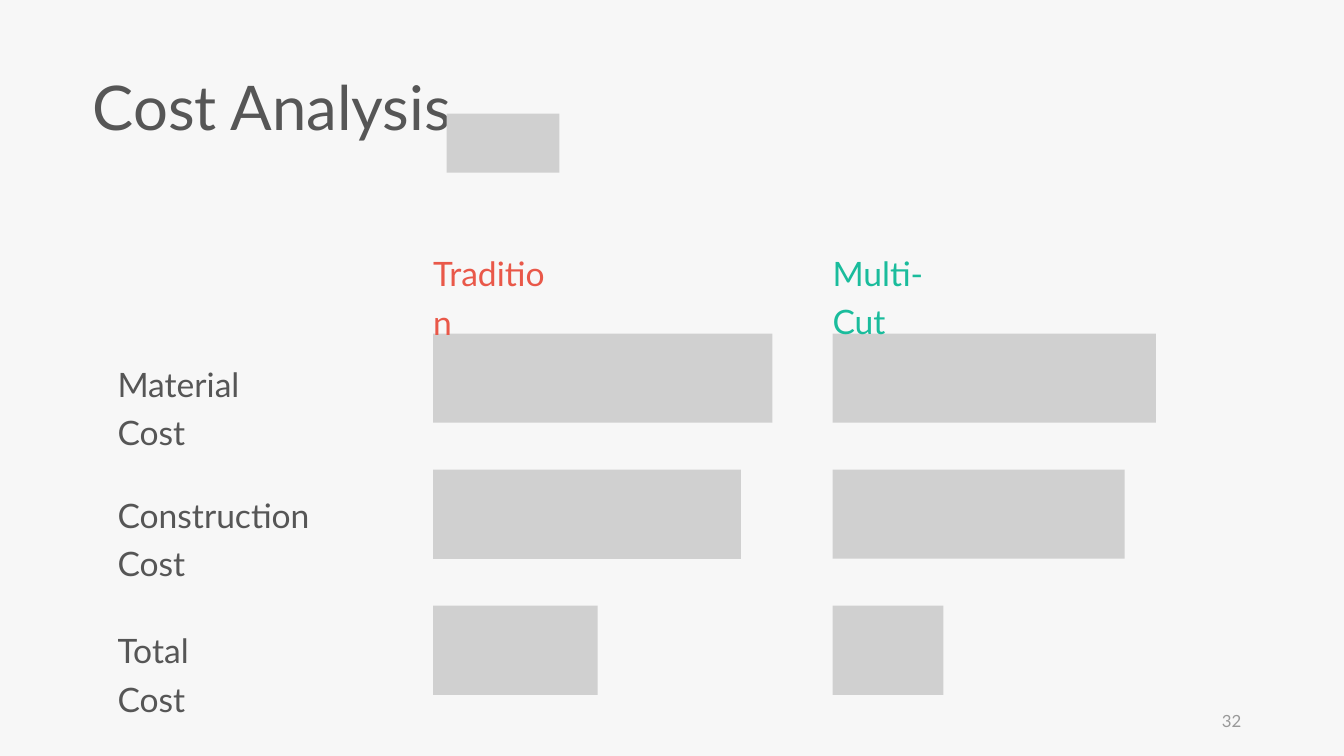
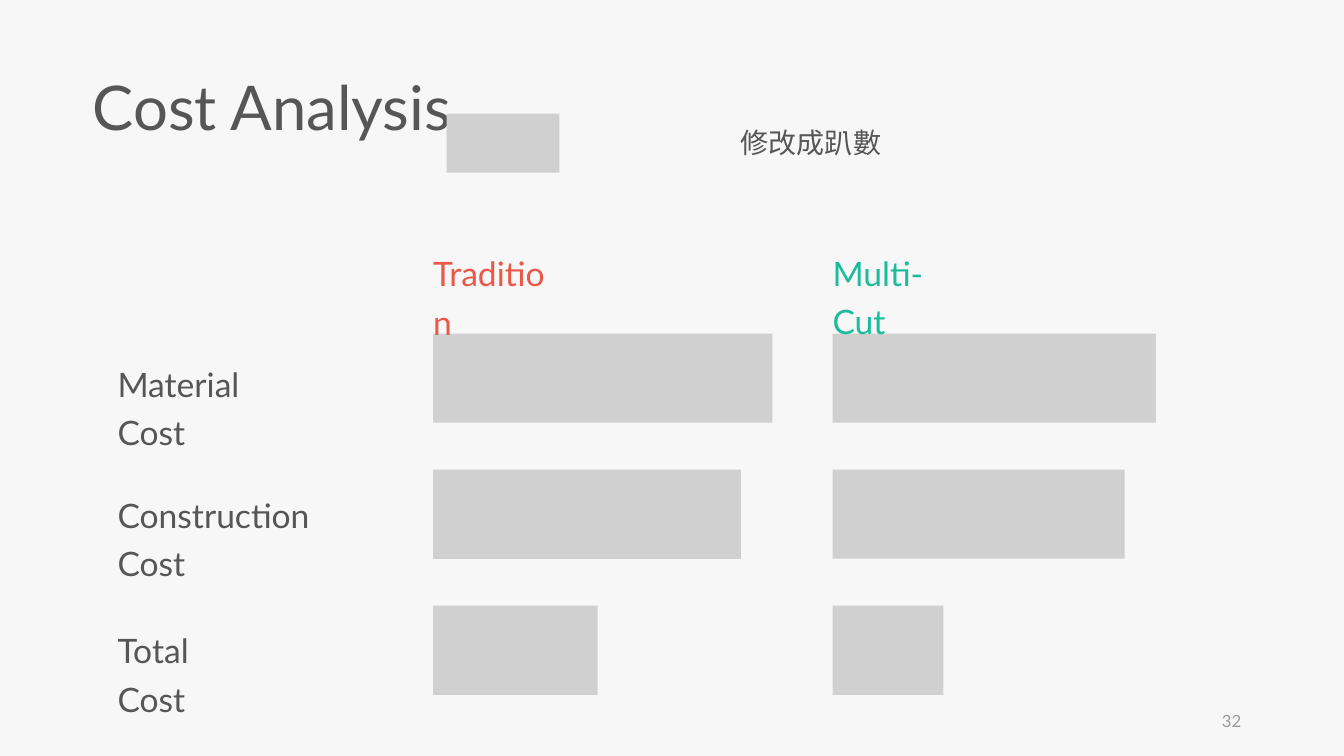
Before and after one commit to skyran1278/thesis, a slide deck: slide 32 of Meeting/20190523 Seminar/20190523 Seminar.pptx. Drawn at 1344x756 pixels with LibreOffice and Linux fonts; fonts in the diff are those of the drawing; grey boxes stand for pictures. Boxes give left, top, right and bottom in pixels: in the first picture for what was removed or moved away, otherwise in the second. Text is boxed around its words. In the diff, an @@ line names an element or a change of style, - is before the commit and + after.

Commit message:
add 要修改的地方

```diff
--- a/Meeting/20190523 Seminar/20190523 Seminar.pptx
+++ b/Meeting/20190523 Seminar/20190523 Seminar.pptx
@@ text added at [741, 129, 881, 155], 20 pt, text #565656 @@
+修改成趴數
```
Also in this commit, not shown: 2 other slides changed.
